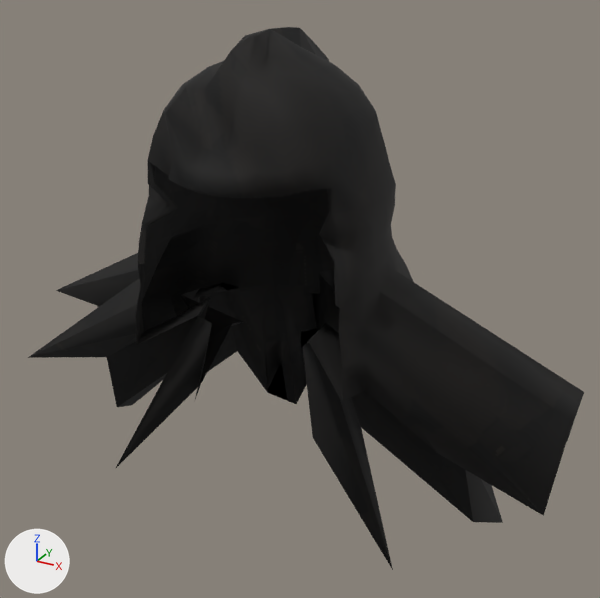
One commit to the glTF model assets/modeles/armures/sol/capuche_cuir.glb: the scene before it, then after it.
Rendered twice from a 50 mm camera at (0.419, -0.746, 0.62) aimed at (0.011, -0.004, 0.249). Every picture has the same lights, and +X, +Y and +Z are marked at lower left. The picture after the commit comes second. Vertices at exactly the same position are counted once.

Names of what the first picture shows: 'capuche_cuir_sol'.
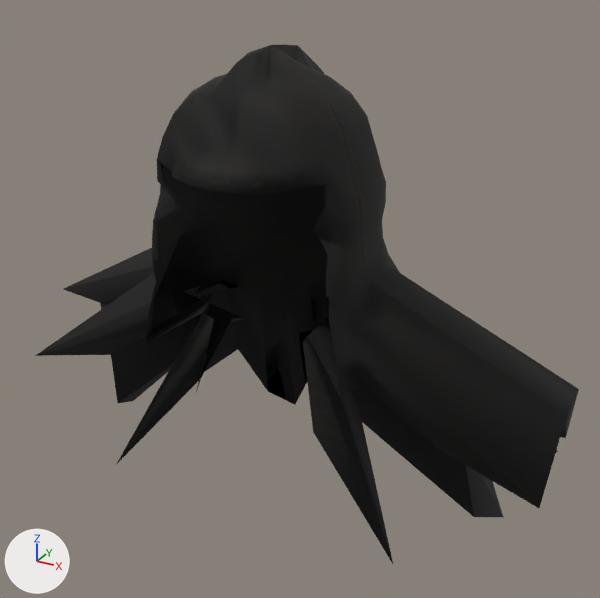
Where the change shows, as pixel boxes (x1, y1, x2, y2) in the pictures (600 x 598 px; the box of a moved part takes in the faces that stretch with it):
'capuche_cuir_sol', reshaped: before (28, 27, 584, 570); after (35, 44, 579, 564)
part 1 of me_capuche_cuir_001, moved or reshaped: before (211, 188, 582, 441); after (213, 189, 579, 438)
part 2 of me_capuche_cuir_001, surface changed: before (28, 27, 584, 570); after (35, 44, 579, 564)

The edits, one by one:
me_capuche_cuir_001 is used by ob_capuche_cuir_sol; location (0.0, 0.0, 0.0).
me_capuche_cuir_001 had 467 vertices, 876 faces and spanned x -0.322..0.322, y -0.15..0.15, z 0.0..0.539.
me_capuche_cuir_001 now has 467 vertices, 876 faces and spans x -0.314..0.314, y -0.148..0.148, z 0.0..0.524.
me_capuche_cuir_001 part 1: 467 of 467 vertices moved; they spanned x -0.322..0.322, y -0.15..0.15, z 0.0..0.539 and now span x -0.314..0.314, y -0.148..0.148, z 0.0..0.524; mean shift (0.0, 0.0, -0.001).
me_capuche_cuir_001 part 2: 849 kept faces spanning x -0.314..0.314, y -0.148..0.148, z 0.0..0.524 get new texture (UV) coordinates.
